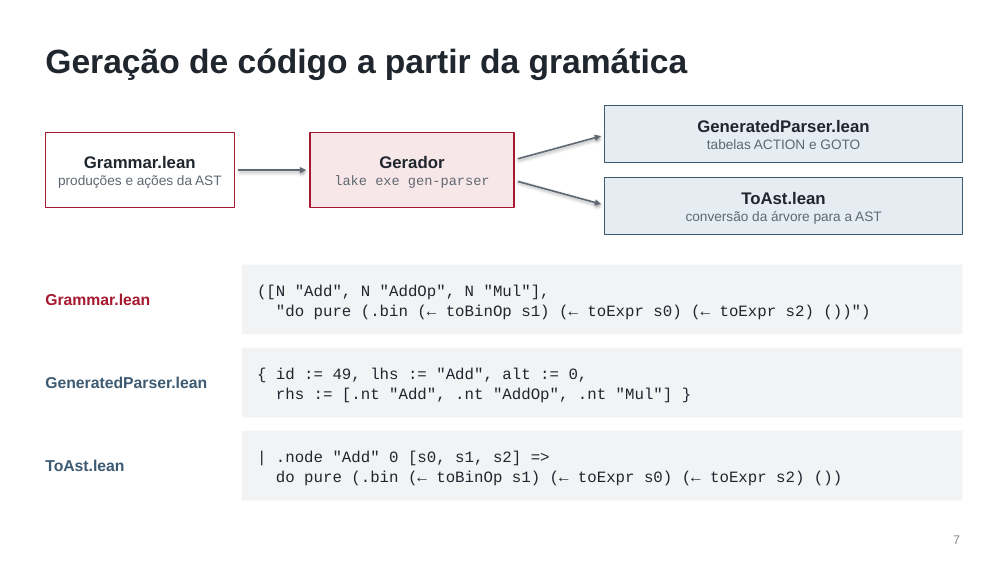
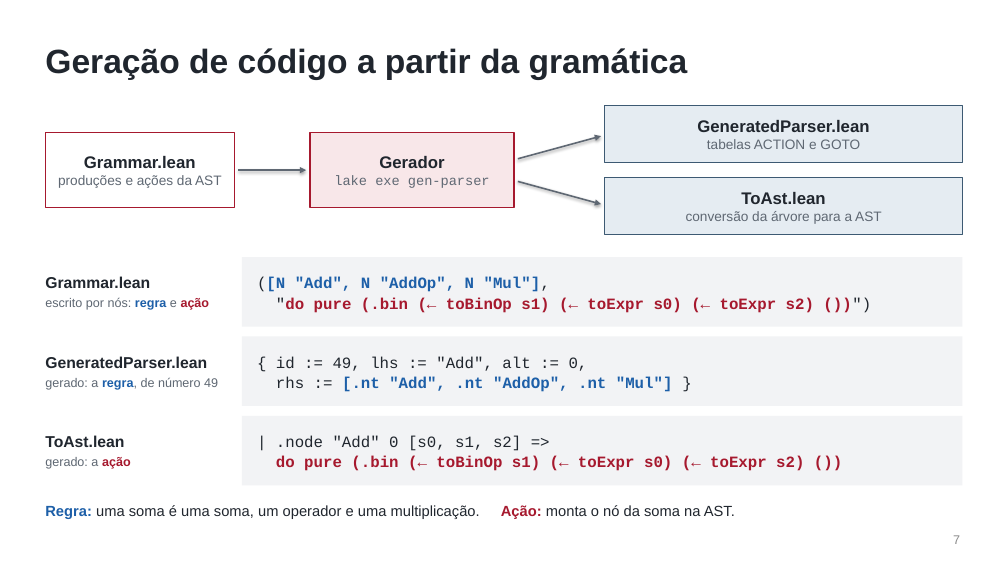
Before and after one commit to Henrique-apassos/minic-compiler, a slide deck: slide 7 of docs/apresentacao-final/minic-apresentacao-final.pptx. Drawn at 1008x567 pixels with LibreOffice and Linux fonts; fonts in the diff are those of the drawing. Boxes give left, top, right and bottom in pixels: in the first picture for what was removed or moved away, otherwise in the second. Text is boxed around its words. In the diff, an @@ line names an element or a change of style, - is before the commit and + after.

```diff
--- a/docs/apresentacao-final/minic-apresentacao-final.pptx
+++ b/docs/apresentacao-final/minic-apresentacao-final.pptx
@@ rectangle "([N "Add", N "AddOp", N ..." at bbox=[242, 257, 963, 327]: text colour #20262E to #1D5FA8 in "([N "Add", N "AddOp", N "Mul"],"; bold on; text colour #20262E to #A6192E in ""do pure (.bin (← toBinOp s1) (← ..." @@
@@ text at bbox=[45, 298, 210, 310]: paragraph added @@
+escrito por nós: regra e ação
@@ text at bbox=[45, 276, 150, 288]: text colour #A6192E to #20262E in "Grammar.lean" @@
@@ 2 rectangles, 2 texts: place and size @@
-2 rectangles, 2 texts at bbox=[45, 265, 963, 417]
+2 rectangles, 2 texts at bbox=[45, 257, 963, 406]
@@ text at bbox=[45, 356, 207, 368]: text colour #3D5A73 to #20262E in "GeneratedParser.lean" @@
@@ text at bbox=[45, 377, 218, 390]: paragraph added @@
+gerado: a regra, de número 49
@@ text in rectangle at bbox=[276, 376, 673, 392]: text colour #20262E to #1D5FA8, bold on in "[.nt "Add", .nt "AddOp", .nt "Mul"]" @@
@@ text "ToAst.lean": place and size @@
-text "ToAst.lean" at bbox=[45, 459, 124, 471]
+text "ToAst.lean" at bbox=[45, 435, 131, 469]
@@ rectangle "| .node "Add" 0 [s0, ...": place and size @@
-rectangle "| .node "Add" 0 [s0, ..." at bbox=[242, 431, 963, 501]
+rectangle "| .node "Add" 0 [s0, ..." at bbox=[242, 416, 963, 485]
@@ text at bbox=[45, 435, 124, 447]: text colour #3D5A73 to #20262E in "ToAst.lean" @@
@@ text at bbox=[45, 457, 131, 469]: paragraph added @@
+gerado: a ação
@@ text in rectangle at bbox=[276, 456, 804, 471]: text colour #20262E to #A6192E, bold on in "do pure (.bin (← toBinOp s1) (← ..." @@
@@ text added at bbox=[45, 505, 735, 519], 14 pt, text #20262E @@
+Regra: uma soma é uma soma, um operador e uma multiplicação. Ação: monta o nó da soma na AST.
```
Also in this commit, not shown: 1 other slide changed, 1 other file.
